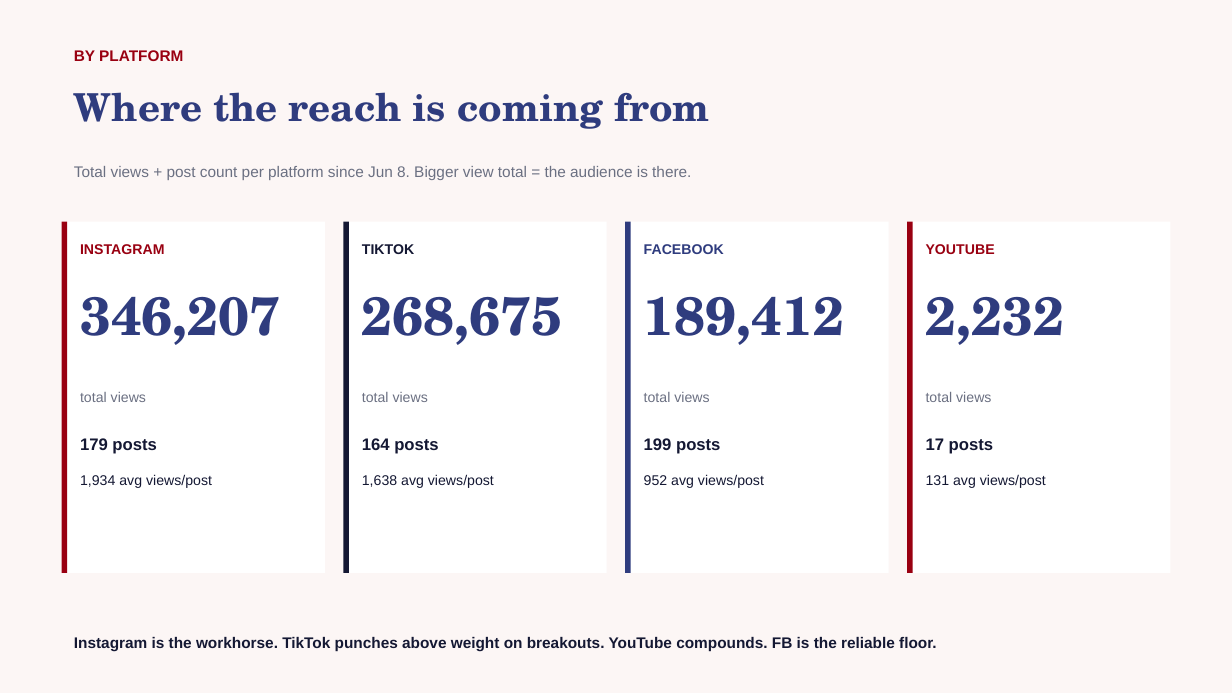
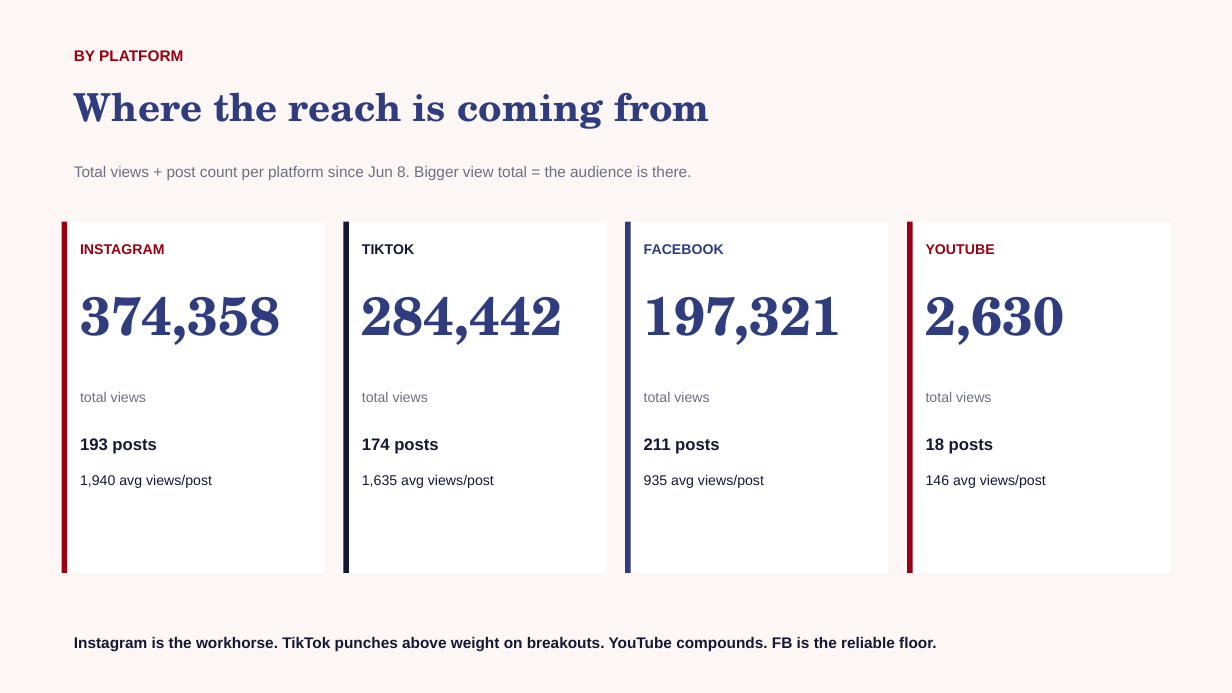
Before and after one commit to zvmmer/talking-downey-kpis, a slide deck: slide 3 of OVERALL_REPORT.pptx. Drawn at 1232x693 pixels with LibreOffice and Linux fonts; fonts in the diff are those of the drawing. Boxes give left, top, right and bottom in pixels: in the first picture for what was removed or moved away, otherwise in the second. Text is boxed around its words. In the diff, an @@ line names an element or a change of style, - is before the commit and + after.

```diff
--- a/OVERALL_REPORT.pptx
+++ b/OVERALL_REPORT.pptx
@@ text at [80, 297, 281, 345]: text changed @@
-346,207
+374,358
@@ text at [362, 297, 563, 345]: text changed @@
-268,675
+284,442
@@ text at [644, 297, 843, 345]: text changed @@
-189,412
+197,321
@@ text at [926, 297, 1065, 345]: text changed @@
-2,232
+2,630
@@ text at [80, 438, 156, 454]: text changed @@
-179 posts
+193 posts
@@ text at [362, 438, 438, 454]: text changed @@
-164 posts
+174 posts
@@ text at [644, 438, 719, 454]: text changed @@
-199 posts
+211 posts
@@ text at [926, 438, 993, 454]: text changed @@
-17 posts
+18 posts
@@ text at [80, 474, 212, 488]: text changed @@
-1,934 avg views/post
+1,940 avg views/post
@@ text at [362, 474, 494, 488]: text changed @@
-1,638 avg views/post
+1,635 avg views/post
@@ text at [644, 474, 764, 488]: text changed @@
-952 avg views/post
+935 avg views/post
@@ text at [926, 474, 1046, 488]: text changed @@
-131 avg views/post
+146 avg views/post
```
Also in this commit, not shown: 4 other slides changed, 5 other files.
